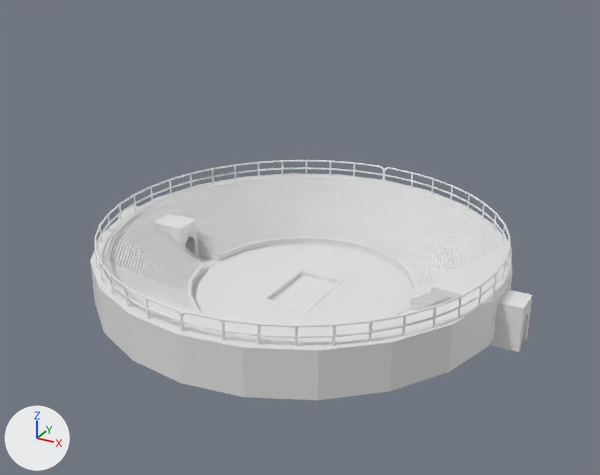
An edit to the Blender file Files/Blender/Arena.blend, drawn before and after from the same camera.
One viewpoint serves both versions: a camera (50 mm lens) standing at (118.7, -217.9, 128.5) and looking at (3.3, -8.2, 23.6). The axes (+X, +Y, +Z) are drawn at lower left. The lights are the same throughout. The picture after the commit comes second.

Objects in the first picture: 'ColosseumFloor', 'ColosseumStairs', 'DoorFrame1', 'DoorFrame2', 'Fence', 'Pit' and 2 more.
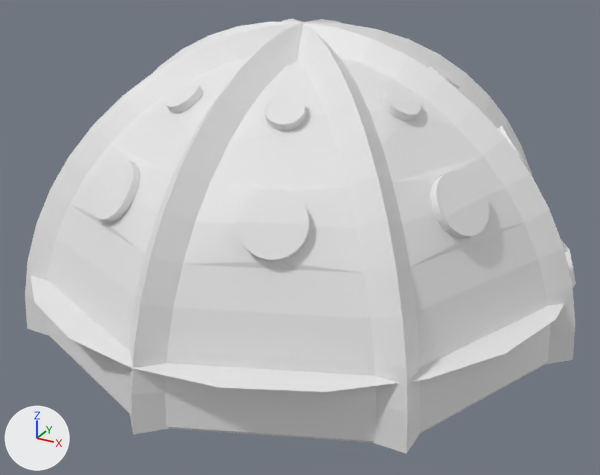
Where the newer file only moved an object's origin or applied its transform, the numbers keep the older frame.

Where the change shows, as pixel boxes [x1, y1, x2, y2] in the pictures (600 x 475 px):
'CageBarrier', added: after [25, 19, 575, 454]
'ColosseumStairs', reshaped: before [90, 173, 523, 400]; after [30, 240, 576, 392]
'CageBarrierCollider', added: after [91, 65, 532, 262]
'Fence', hidden: before [95, 160, 511, 347]
'CageBar', added (mostly hidden): after [108, 90, 309, 261]
part 1 of me_cube_002, built on: after [30, 240, 576, 392]
'ColosseumFloor', unchanged, covered by the edit: before [192, 244, 413, 340]
'DoorFrame1', unchanged, covered by the edit: before [429, 275, 532, 352]
'Pit', unchanged, covered by the edit: before [259, 267, 345, 313]

The change in detail:
me_cube_002 is used by ob_colosseumstairs; location (0.0, 0.0, 0.0).
me_cube_002 had 2002 vertices, 1807 faces, 4 loose edges and spanned x -73.9..73.4, y -67.9..67.9, z 0.8..26.2.
me_cube_002 no longer uses material mat_colosseumstairs (white #e7e7e7).
me_cube_002 now has 1968 vertices, 1829 faces, 4 loose edges and spans x -84.8..84.3, y -86.4..86.4, z 0.8..18.2.
Part 1, on me_cube_002:
56 vertices are removed from x -44.2..43.7, y 49.0..66.7, z 18.6..26.2.
22 vertices are added at x -84.8..84.3, y -86.4..86.4, z 18.2.
22 new faces join them.
Mesh me_torus_003 is new.
It has 1090 vertices, 577 faces and spans x -65.0..65.7, y -66.0..66.0, z 40.8..76.4.
It uses material mat_colosseumstairs (white #e7e7e7).
Mesh me_torus_011 is new.
It has 512 vertices, 256 faces and spans x -63.1..63.7, y -63.9..64.1, z 40.9..74.4.
It uses material mat_closedgate (white #e7e7e7).
Mesh me_torus_001 is new.
It has 1890 vertices, 1409 faces and spans x -88.0..88.0, y -88.0..88.0, z 0.0..88.0.
It uses material mat_colosseumstairs (white #e7e7e7).
Object 'Fence' (ob_fence) is now hidden.
Object 'CageBarrierCollider' (ob_cagebarriercollider) is new; it shows me_torus_003.
Its location is (0.0, 0.0, 0.0).
Object 'CageBar' (ob_cagebar) is new; it shows me_torus_011.
Its location is (0.0, 0.0, 0.0).
Object 'CageBarrier' (ob_cagebarrier) is new; it shows me_torus_001.
Its location is (0.0, 0.0, 0.0).
